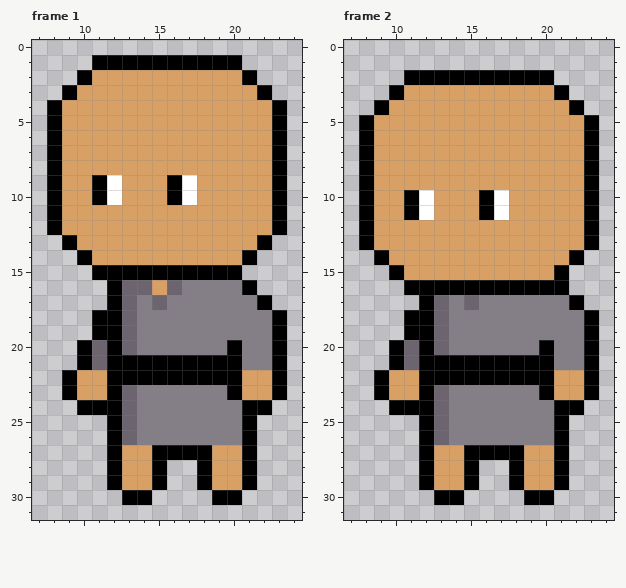
File history of a pixel-art file, Assets/Sprite/Minigames/MiniGame2/Part-time/Cleaner/CleanerIdle.aseprite. The first picture shows the starting point.
32x32 pixels, 2 frames. Shown: frame 1: x 7..24, y 0..31; frame 2: x 7..24, y 0..31.
Now the later version:
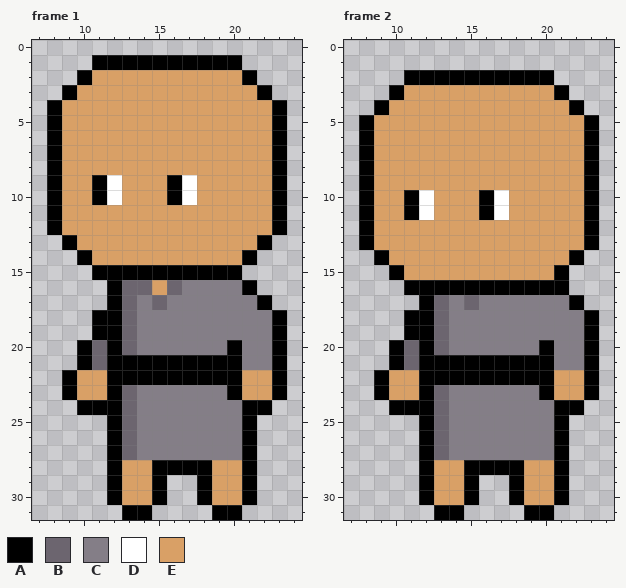
Palette (. is transparent): A #000000  B #6c656f  C #847e87  D #ffffff  E #d9a066
Difference:
Frame 1:
Colour A now appears in row 28 at x 16 to 17; in row 30 at x 12, 15, 18 and 21; in row 31 at x 13 to 14 and 19 to 20.
The author changed colour E to colour B in row 27 at x 13.
The author changed colour A to colour C in row 27 at x 15 to 18.
The author changed colour E to colour C in row 27 at x 14 and 19 to 20.
The author changed colour A to colour E in row 30 at x 13 to 14 and 19 to 20.
Frame 2: the same change as frame 1
